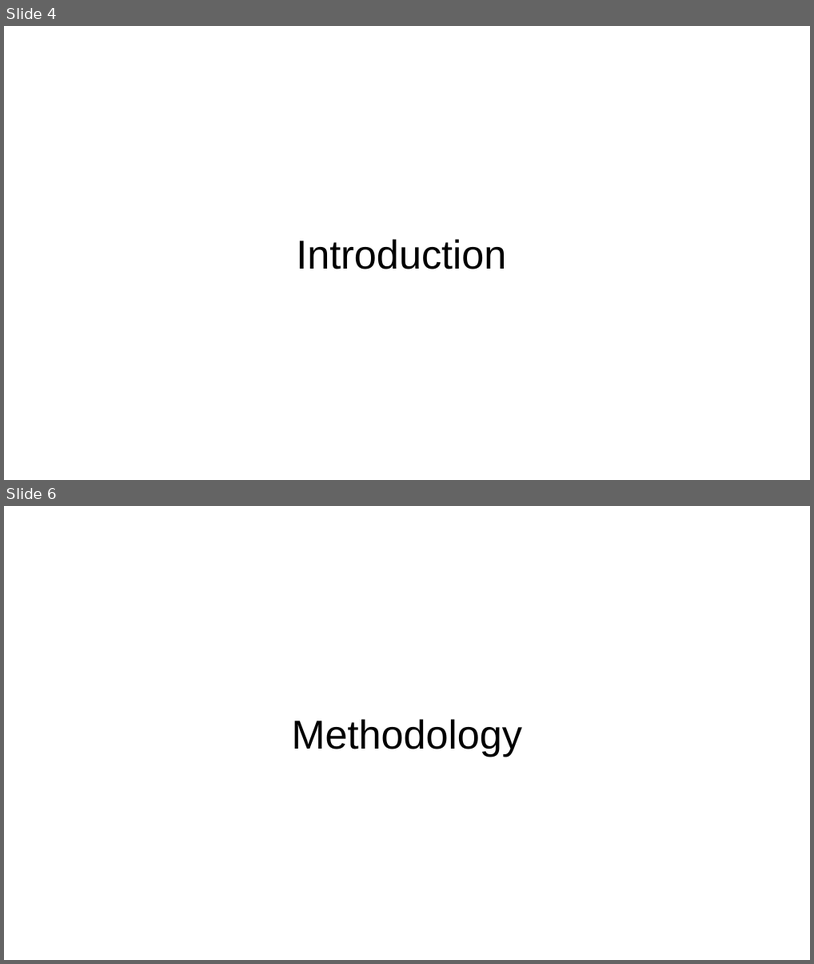
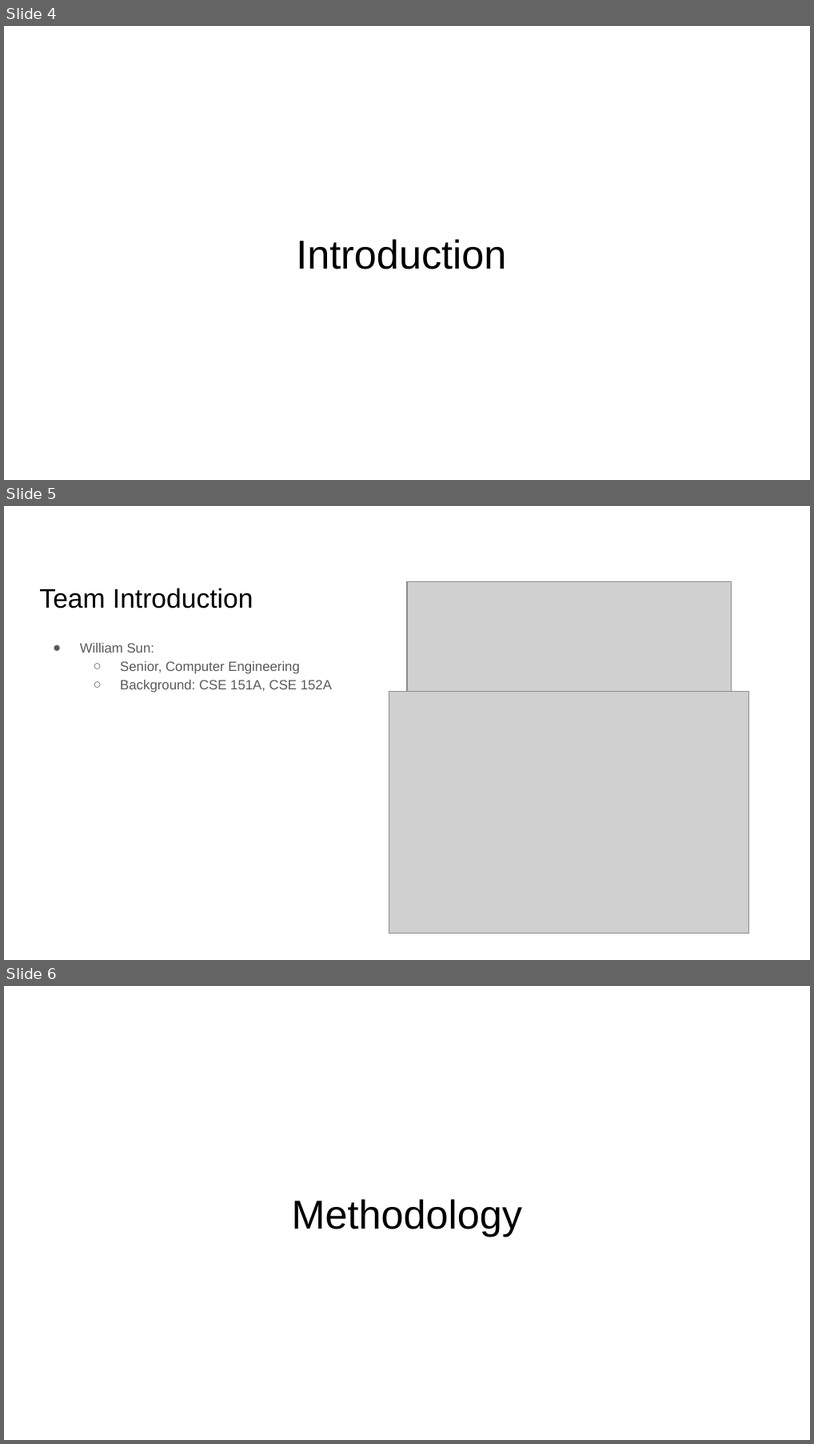
Before and after one commit to wis003/CSE151B, a slide deck: Kaggle Competition/Submission/CSE 151B Presentation.pptx. Shown one above the other, each under a label of ours: slides 4 and 6 before the commit, slides 4, 5 and 6 after it; the slides between them are not shown. The pictures are 814x964 and 814x1444 pixels, drawn with LibreOffice and Linux fonts; fonts in the diff are those of the drawing; grey boxes stand for pictures. Boxes give left, top, right and bottom in pixels: in the first picture for what was removed or moved away, otherwise in the second. Text is boxed around its words. In the diff, an @@ line names an element or a change of style, - is before the commit and + after.

```diff
--- a/Kaggle Competition/Submission/CSE 151B Presentation.pptx
+++ b/Kaggle Competition/Submission/CSE 151B Presentation.pptx
@@ slide 5 added at [4, 506, 810, 960], background #FFFFFF @@
@@ title added at [39, 588, 254, 608], 24 pt, text #000000 @@
+Team Introduction
@@ picture added at [407, 582, 731, 691] @@
@@ text added at [80, 643, 332, 692], 12 pt, text #595959 @@
+● William Sun:
+  ○ Senior, Computer Engineering
+  ○ Background: CSE 151A, CSE 152A
@@ picture added at [390, 691, 749, 932] @@
```
Also in this commit, not shown: 1 slide changed, 12 other slides added, 10 slides removed, 1 other file.
